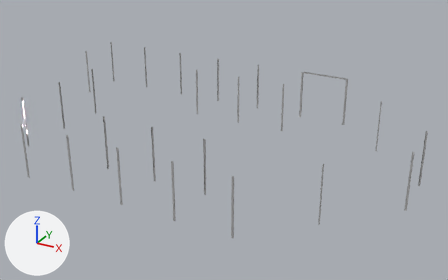
The FBX model ProjectIII_TheBigOne/Assets/Models/World/Level/GOLD/Model_Gold_Reception_Beams_00.fbx as it was, and as the next commit left it.
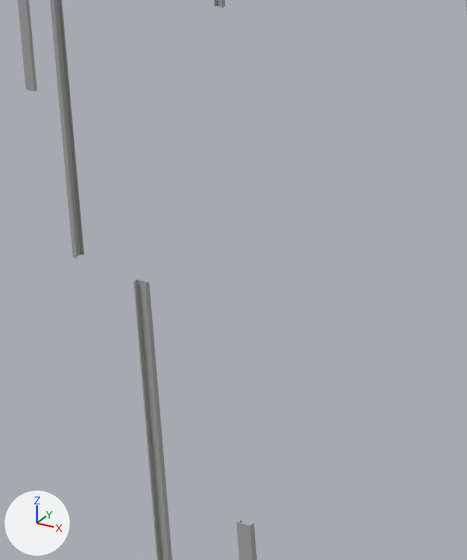
The first picture shows the older version from a 50 mm lens placed at (7.8, -19.3, 14.7), pointed at (-7.7, 8.9, 0.7). The close-ups show both versions on the part from 19% to 33% of the width and 29% to 54% of the height of that picture; other places that the commit changed are outside them. The axes (+X, +Y, +Z) are drawn at lower left. The lights are the same throughout. Where no turn or scale is listed for an object, it has been applied to the vertices.

Before the edit, the objects in view are built like this:
```python
me_mesh_002 = bpy.data.meshes.new('Mesh.002')
me_mesh_002.from_pydata(...)  # 16 vertices, 14 faces; spans x 0.0..0.1, y -0.04..0.0, z 0.0..3.0
me_mesh_002.materials.append(mat_reception_beam)  # grey #aaaaaa
me_mesh_020 = bpy.data.meshes.new('Mesh.020')
me_mesh_020.from_pydata(...)  # 16 vertices, 14 faces; spans x -0.04..0.0, y -0.1..0.0, z 0.0..3.0
me_mesh_020.materials.append(mat_reception_beam)  # grey #aaaaaa
me_mesh_023 = bpy.data.meshes.new('Mesh.023')
me_mesh_023.from_pydata(...)  # 16 vertices, 14 faces; spans x 0.0..0.1, y -0.04..0.0, z 0.0..3.0
me_mesh_023.materials.append(mat_reception_beam)  # grey #aaaaaa
ob_00_corridor_beam_02 = bpy.data.objects.new('00_Corridor_Beam_02', me_mesh_002)
ob_00_corridor_beam_02.location = (-9.051, 1.137, 0.0)
ob_00_corridor_beam_023 = bpy.data.objects.new('00_Corridor_Beam_023', me_mesh_023)
ob_00_corridor_beam_023.location = (-21.051, 13.132, 0.0)
ob_00_corridor_beam_20 = bpy.data.objects.new('00_Corridor_Beam_20', me_mesh_020)
ob_00_corridor_beam_20.location = (-17.864, 10.05, 0.0)
# also in view: '00_Corridor_Beam_05' at (-12.0, 3.9, 1.5)
```
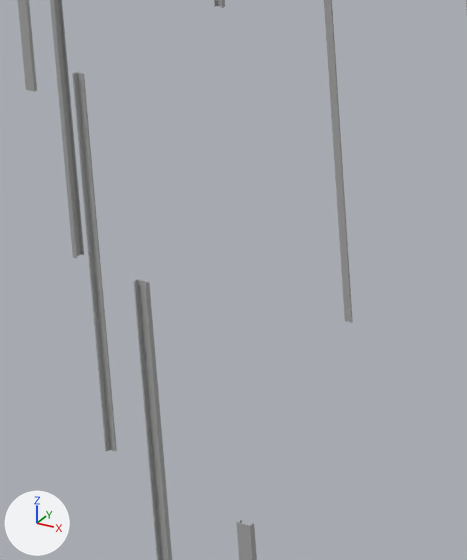
Changed parts and their boxes [x1, y1, x2, y2] in the close-ups (467 x 560 px):
'L-Ext034', added: after [72, 72, 117, 452]
'L-Ext033', added: after [324, 0, 353, 323]

The change, as a list of edits to the scene's bpy script:
```text
Add me_mesh_027:
    me_mesh_027.from_pydata([(-0.04, -0.02, 1.52), (-0.04, 0.02, 1.52), (0.04, 0.02, 1.52), (-0.02, -0.02, 1.52), (-0.02, 0.01, 1.52), (0.04, 0.01, 1.52), (-0.04, -0.02, -1.52), (-0.04, 0.02, -1.52), (0.04, 0.02, -1.52), (0.04, 0.01, -1.52), (-0.02, 0.01, -1.52), (-0.02, -0.02, -1.52)], [], [(3, 4, 1, 0), (4, 5, 2, 1), (0, 1, 7, 6), (1, 2, 8, 7), (2, 5, 9, 8), (5, 4, 10, 9), (4, 3, 11, 10), (3, 0, 6, 11), (6, 7, 10, 11), (7, 8, 9, 10)])
    me_mesh_027.materials.append(mat_computer_room_wall)  # grey #aaaaaa
Add me_mesh_026:
    me_mesh_026.from_pydata([(0.0, 0.0, 3.05), (0.0, -0.05, 3.05), (0.07, -0.05, 3.05), (0.01, 0.0, 3.05), (0.01, -0.04, 3.05), (0.07, -0.04, 3.05), (0.0, 0.0, 0.0), (0.0, -0.05, 0.0), (0.07, -0.05, 0.0), (0.07, -0.04, 0.0), (0.01, -0.04, 0.0), (0.01, 0.0, 0.0)], [], [(3, 0, 1, 4), (4, 1, 2, 5), (0, 6, 7, 1), (1, 7, 8, 2), (2, 8, 9, 5), (5, 9, 10, 4), (4, 10, 11, 3), (3, 11, 6, 0), (6, 11, 10, 7), (7, 10, 9, 8)])
    me_mesh_026.materials.append(mat_computer_room_wall)  # grey #aaaaaa
Add ob_l_ext034:
    ob_l_ext034 = bpy.data.objects.new('L-Ext034', me_mesh_027)
    ob_l_ext034.location = (-15.085, 6.981, 1.475)
Add ob_l_ext033:
    ob_l_ext033 = bpy.data.objects.new('L-Ext033', me_mesh_026)
    ob_l_ext033.location = (-15.12, 10.044, -0.05)
```
